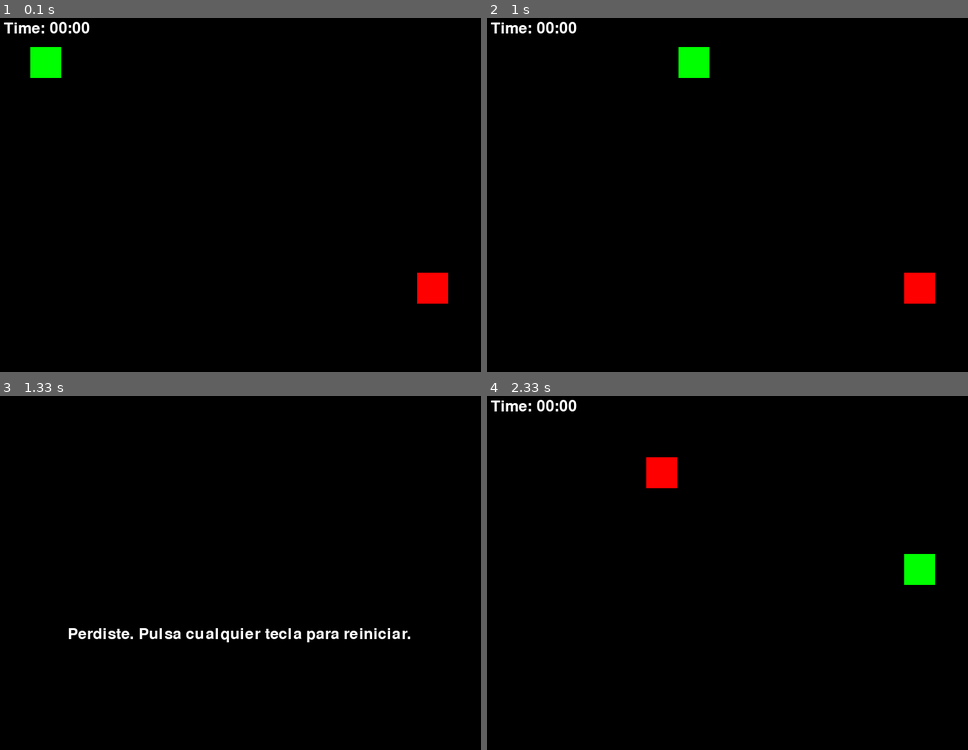
Above: before the commit, frames 1-4 (two rows, left to right).
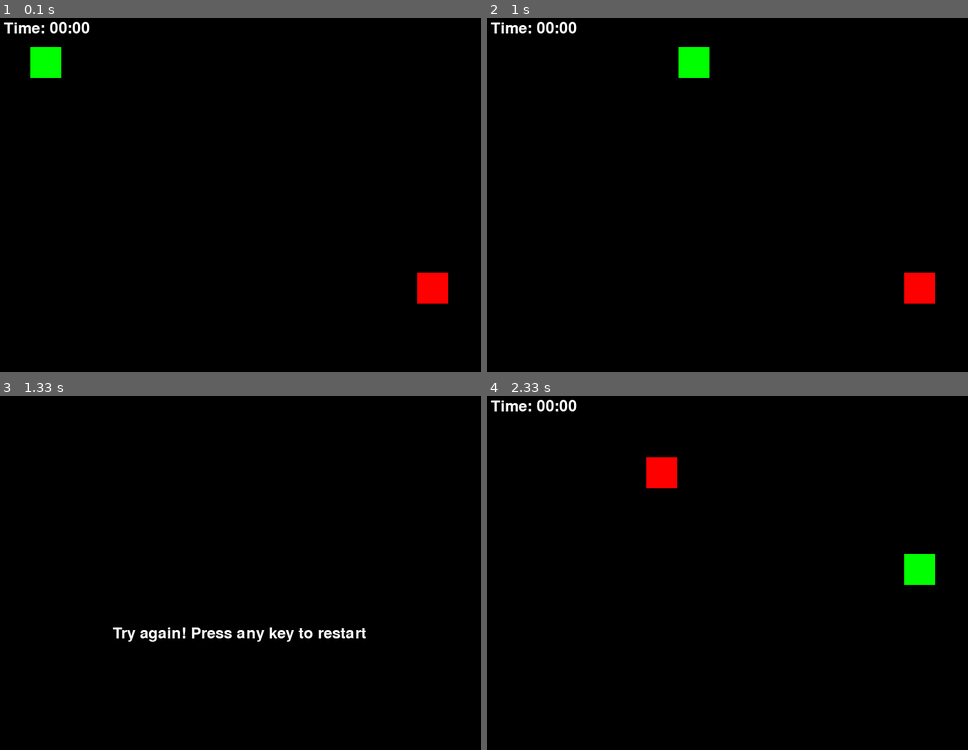
Above: after the commit, the same moments.

Repository: Mauricio-Leyva/SnakePygame
Game: pygame game, started from main.py
Same seed, same stepped clock (60 frames per second), same inputs: the game is played once before the commit and once after it.
Inputs:
- Up to frame 1 (0.1 s): no input
- Up to frame 2 (1 s): hold D 0.33-0.8 s; hold W from 0.83 s (still down)
- Up to frame 3 (1.33 s): release W at 1.13 s
- Up to frame 4 (2.33 s): hold A 1.67-2.2 s; hold S from 2.23 s (still down)

Frames 1-2 are identical in both runs. In frame 3, 1.3% of the frame differs, in the area x 14-86%, y 65-70%; in frame 4, nothing differs.

Commit message:
Update main.py

Diff:
--- a/main.py
+++ b/main.py
@@ -52,7 +52,7 @@
     screen.fill("black")
 
     if is_out_of_bounds():
-        show_message("Perdiste. Pulsa cualquier tecla para reiniciar.")
+        show_message("Try again! Press any key to restart")
         pygame.time.wait(1000)
         snake_length = 1
         target.center = generate_starting_position()
